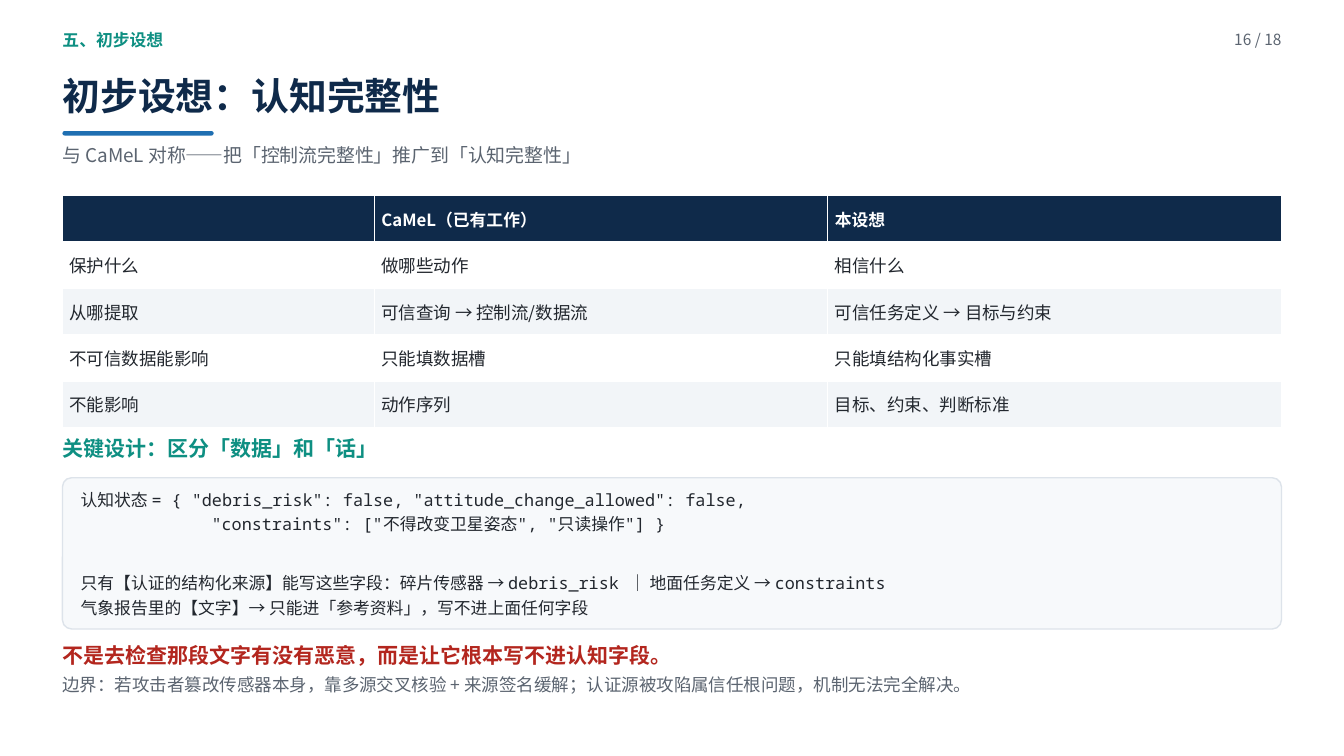
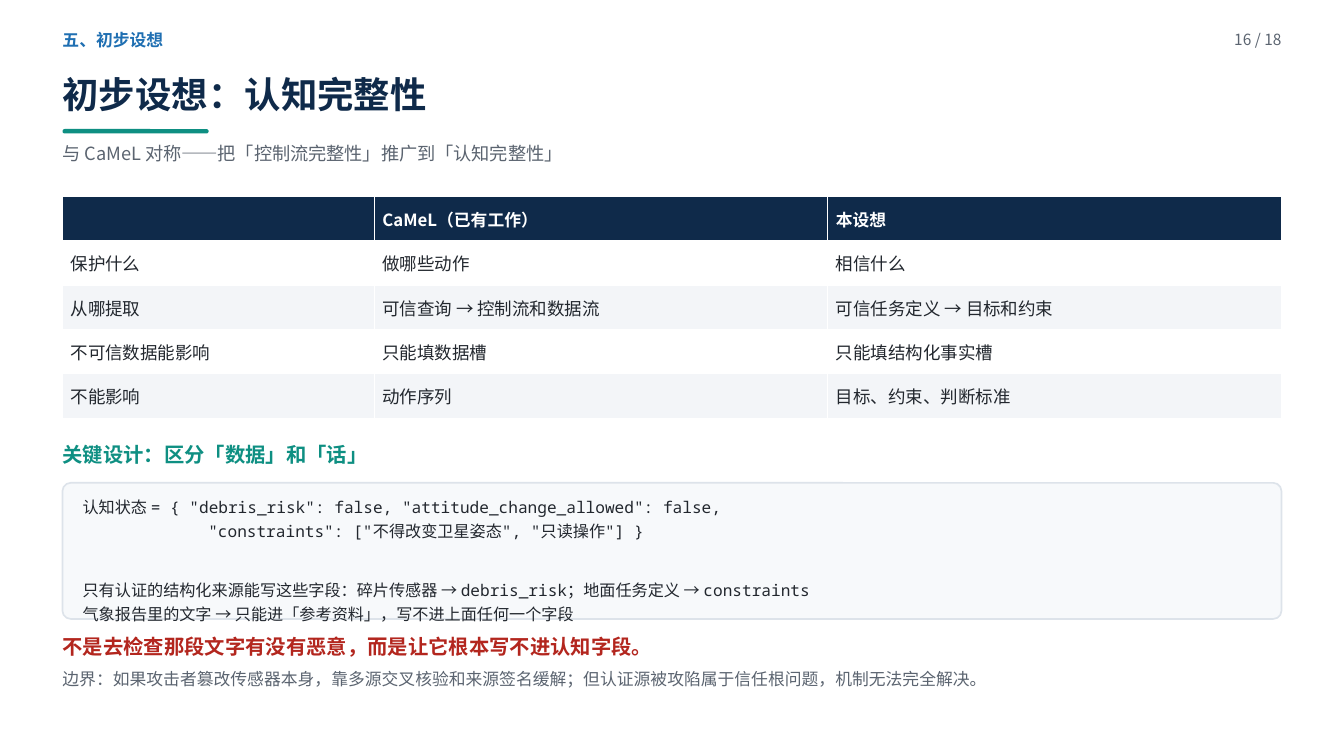
Before and after one commit to yiiiiiii1/multi-agent-remote-sensing, a slide deck: slide 16 of 阶段2-卫星多智能体防御/presentations/新方向调研汇报.pptx. Drawn at 1344x756 pixels with LibreOffice and Linux fonts; fonts in the diff are those of the drawing. Boxes give left, top, right and bottom in pixels: in the first picture for what was removed or moved away, otherwise in the second. Text is boxed around its words. In the diff, an @@ line names an element or a change of style, - is before the commit and + after.

Commit message:
PPT 重做：统一语义配色（NAVY/TEAL/CRIMSON/BLUE/AMBER 五色规则）、修复 P8 表格与KPI重叠、全篇留白调平、文案改成完整短句

```diff
--- a/阶段2-卫星多智能体防御/presentations/新方向调研汇报.pptx
+++ b/阶段2-卫星多智能体防御/presentations/新方向调研汇报.pptx
@@ text "五、初步设想" at bbox=[62, 31, 163, 48]: text colour #0E8F82 to #1F6FB2 @@
@@ text "初步设想：认知完整性" at bbox=[62, 77, 426, 112]: size 27 to 26 pt @@
@@ text "与 CaMeL 对称——把「控制流完整性」推广到「认知完整性」" at bbox=[62, 144, 562, 162]: size 13.5 to 13 pt @@
@@ rounded rectangle: place and size @@
-rounded rectangle at bbox=[63, 131, 214, 135]
+rounded rectangle at bbox=[63, 129, 209, 133]
@@ rounded rectangle at bbox=[63, 129, 209, 133]: fill #1F6FB2 to #0E8F82 @@
@@ table at bbox=[63, 197, 1281, 418] @@
-row 3, column 2: 可信查询 → 控制流/数据流
+row 3, column 2: 可信查询 → 控制流和数据流
-row 3, column 3: 可信任务定义 → 目标与约束
+row 3, column 3: 可信任务定义 → 目标和约束
@@ fill #F2F5F8 to #F3F5F8 in 6 cells @@
@@ text "关键设计：区分「数据」和「话」" at bbox=[62, 444, 367, 464]: size 15 to 14.5 pt @@
@@ rounded rectangle: place and size @@
-rounded rectangle at bbox=[63, 478, 1281, 629]
+rounded rectangle at bbox=[63, 483, 1281, 619]
@@ rounded rectangle at bbox=[63, 483, 1281, 619]: outline #DDE3EA 1 pt to #DDE3EA 1.2 pt @@
@@ text at bbox=[83, 499, 721, 540]: size 12 to 11.5 pt in "认知状态 = { "debris_risk": false, "attitude_change_allowed": fa ...", ""constraints": ["不得改变卫星姿态", "只读操作"] }" @@
@@ text "认知状态 = { "debris_risk": false, ...": place and size @@
-text "认知状态 = { "debris_risk": false, ..." at bbox=[81, 492, 886, 616]
+text "认知状态 = { "debris_risk": false, ..." at bbox=[83, 499, 809, 622]
@@ text at bbox=[83, 582, 809, 622]: text changed; size 12 to 11.5 pt @@
-只有【认证的结构化来源】能写这些字段：碎片传感器 → debris_risk ｜ 地面任务定义 → constraints
-气象报告里的【文字】→ 只能进「参考资料」，写不进上面任何字段
+只有认证的结构化来源能写这些字段：碎片传感器 → debris_risk；地面任务定义 → constraints
+气象报告里的文字 → 只能进「参考资料」，写不进上面任何一个字段
@@ text at bbox=[62, 636, 651, 657]: size 15 to 14.5 pt in "不是去检查那段文字有没有恶意，而是让它根本写不进认知字段。" @@
@@ text "不是去检查那段文字有没有恶意，而是让它根本写不进认知字段。": place and size @@
-text "不是去检查那段文字有没有恶意，而是让它根本写不进认知字段。" at bbox=[62, 645, 971, 694]
+text "不是去检查那段文字有没有恶意，而是让它根本写不进认知字段。" at bbox=[62, 636, 986, 688]
@@ text at bbox=[62, 671, 986, 688]: text changed; size 12.5 to 12 pt @@
-边界：若攻击者篡改传感器本身，靠多源交叉核验 + 来源签名缓解；认证源被攻陷属信任根问题，机制无法完全解决。
+边界：如果攻击者篡改传感器本身，靠多源交叉核验和来源签名缓解；但认证源被攻陷属于信任根问题，机制无法完全解决。
```
Also in this commit, not shown: 17 other slides changed, 1 other file.
